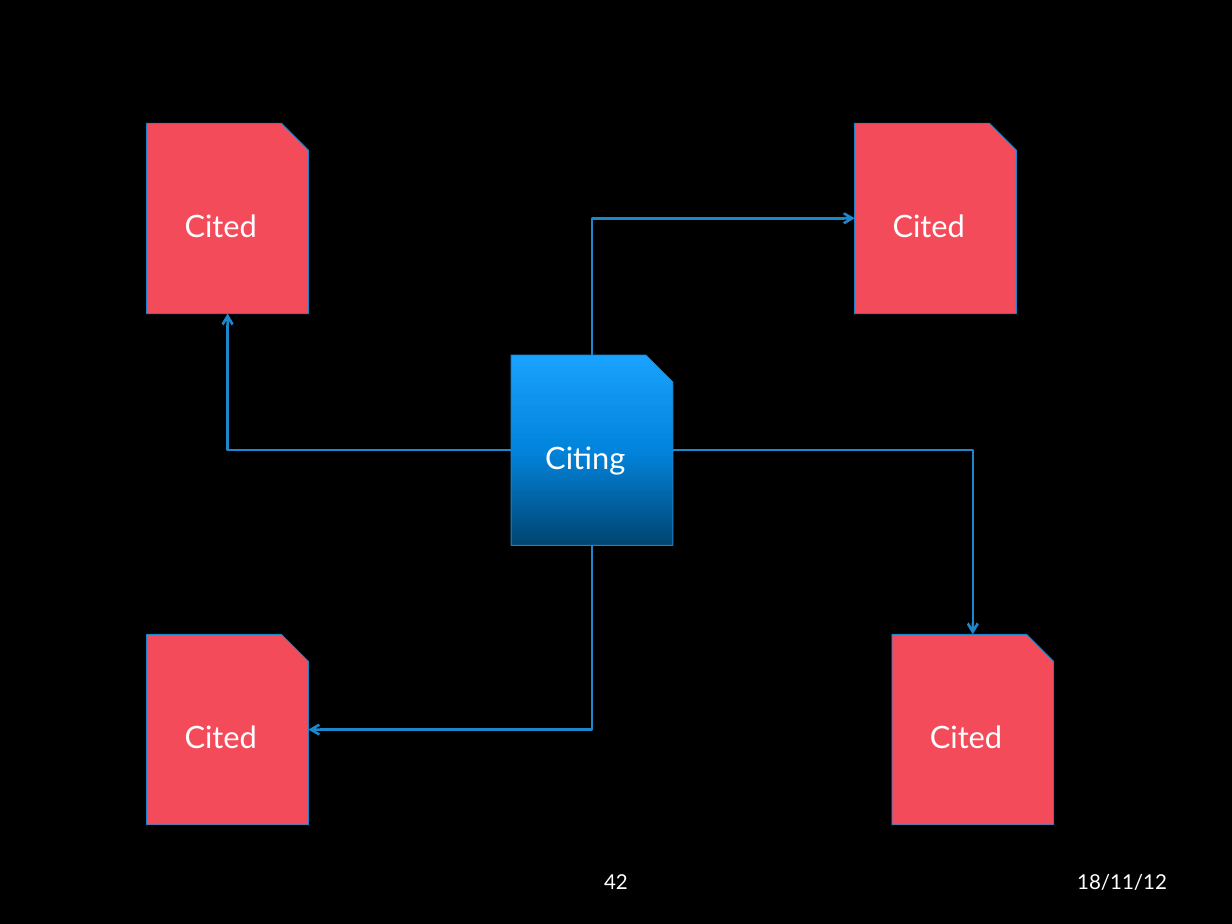
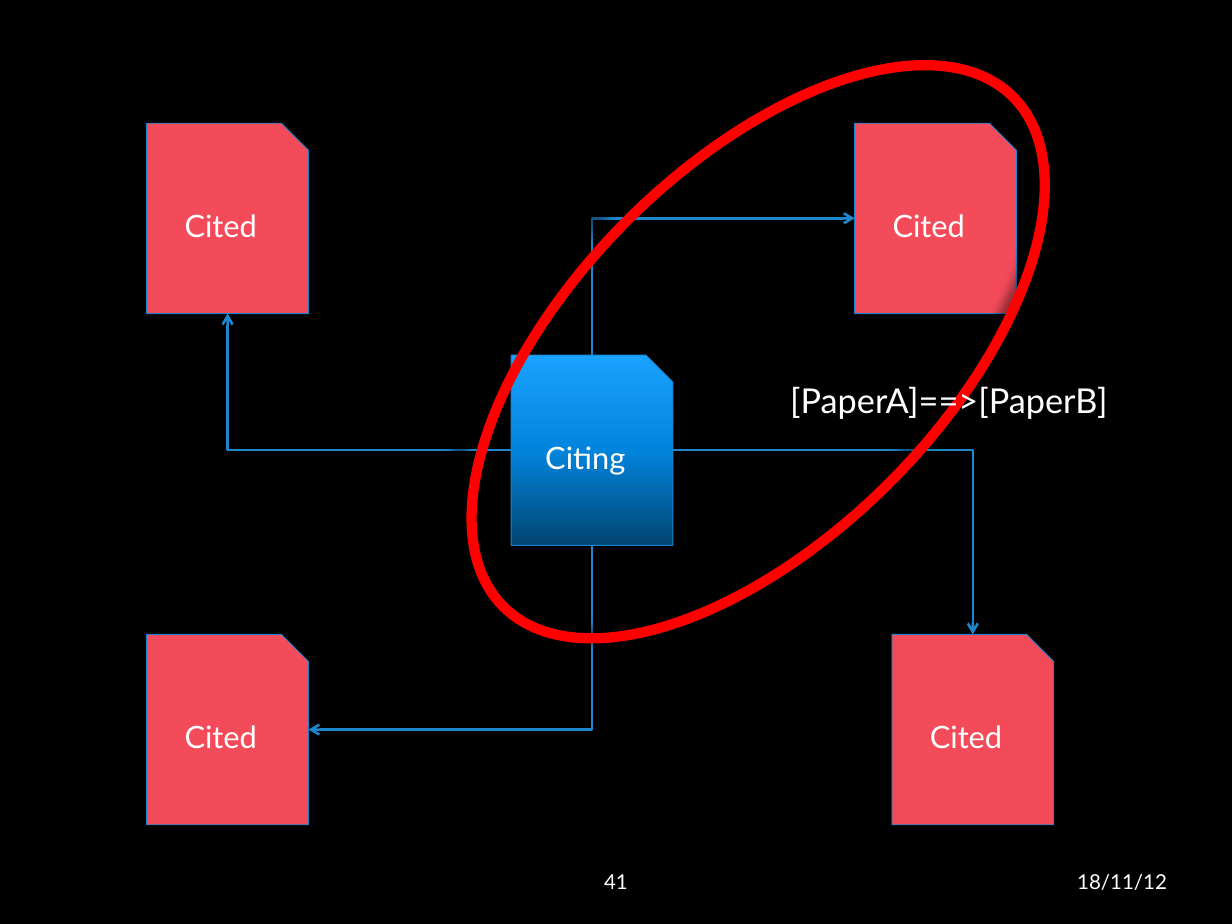
Before and after one commit to lwheng/fyp, a slide deck: slide 41 of presentation/final presentation.pptx (slide 42 before the commit). Drawn at 1232x924 pixels with LibreOffice and Linux fonts; fonts in the diff are those of the drawing; background and template pictures are left out. Boxes give left, top, right and bottom in pixels: in the first picture for what was removed or moved away, otherwise in the second. Text is boxed around its words. In the diff, an @@ line names an element or a change of style, - is before the commit and + after.

```diff
--- a/presentation/final presentation.pptx
+++ b/presentation/final presentation.pptx
@@ ellipse added at <box>372,0,1144,738</box>, outline #FF0000 6 pt @@
@@ text added at <box>790,383,1107,419</box>, 20 pt, text #FFFFFF @@
+    [PaperA]==>[PaperB]
@@ page number at <box>604,874,628,889</box>: text changed @@
-42
+41
```
Also in this commit, not shown: 11 other slides changed, 2 slides removed.
